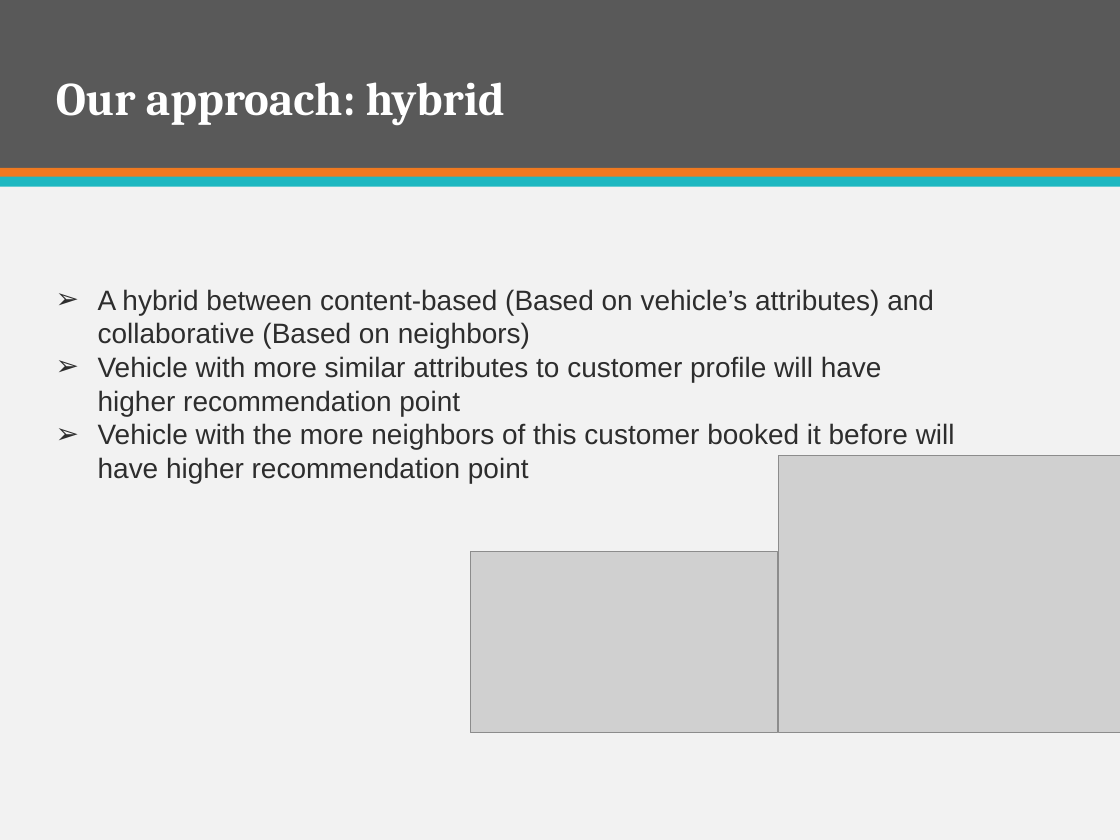
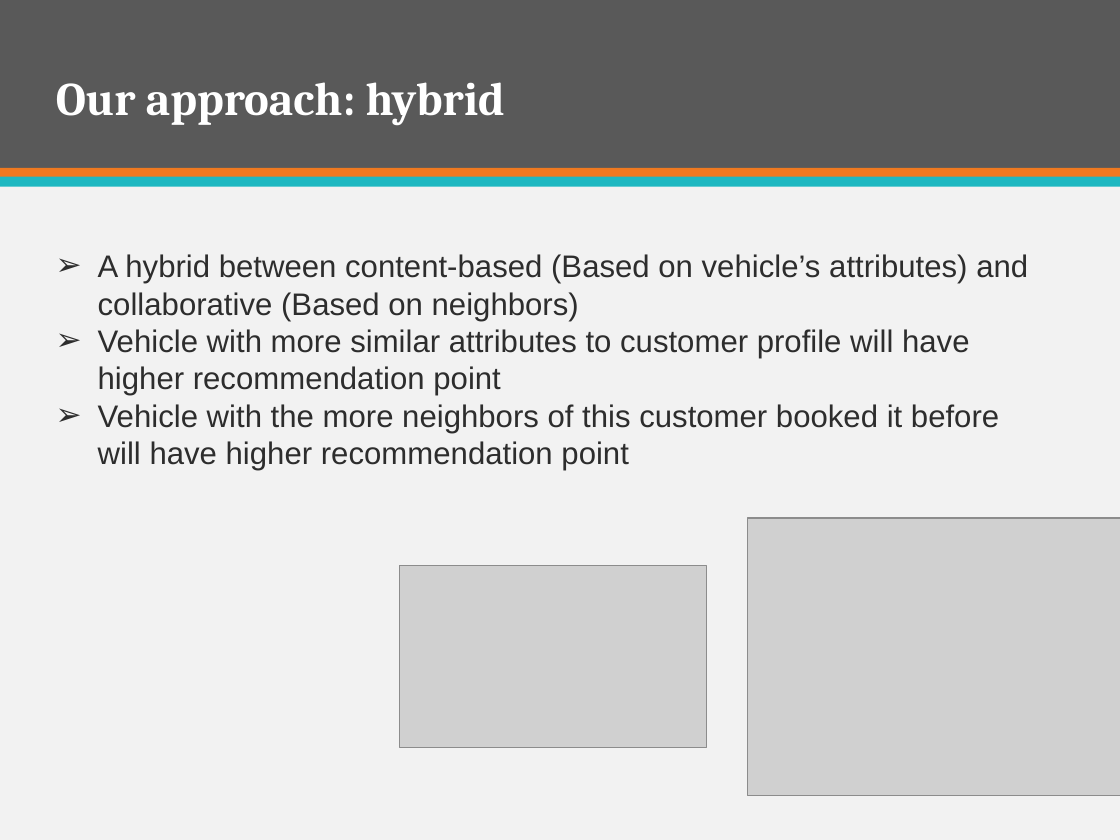
Before and after one commit to firzgard/CarRentalPortal, a slide deck: slide 59 of slide/CAR RENTAL PORTAL-Official.pptx. Drawn at 1120x840 pixels with LibreOffice and Linux fonts; fonts in the diff are those of the drawing; grey boxes stand for pictures. Boxes give left, top, right and bottom in pixels: in the first picture for what was removed or moved away, otherwise in the second. Text is boxed around its words. In the diff, an @@ line names an element or a change of style, - is before the commit and + after.

```diff
--- a/slide/CAR RENTAL PORTAL-Official.pptx
+++ b/slide/CAR RENTAL PORTAL-Official.pptx
@@ text "A hybrid between content-based (Based ...": place and size @@
-text "A hybrid between content-based (Based ..." at [98, 289, 955, 483]
+text "A hybrid between content-based (Based ..." at [98, 254, 1028, 470]
@@ text "A hybrid between content-based (Based ..." at [98, 254, 1028, 470]: size 18 to 20 pt @@
@@ picture: place and size @@
-picture at [778, 456, 1120, 734]
+picture at [747, 517, 1120, 795]
@@ picture: place and size @@
-picture at [470, 551, 778, 732]
+picture at [399, 566, 707, 747]
```
Also in this commit, not shown: 4 other slides changed, 2 slides added, 13 slides removed.
